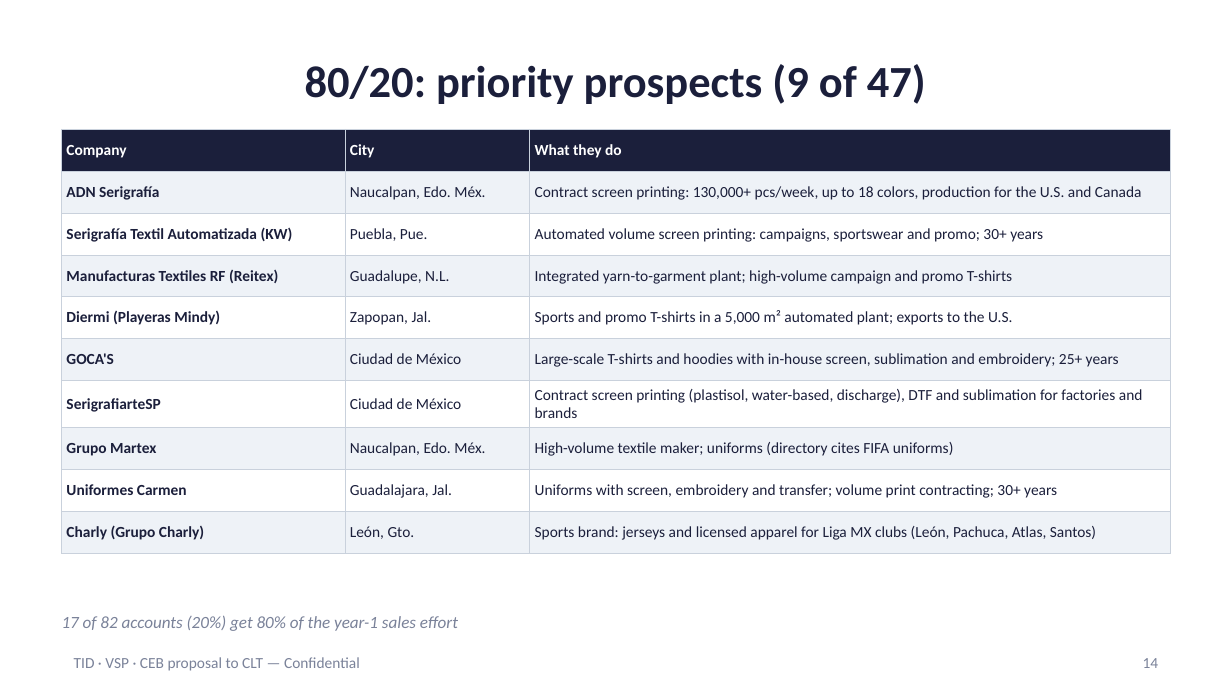
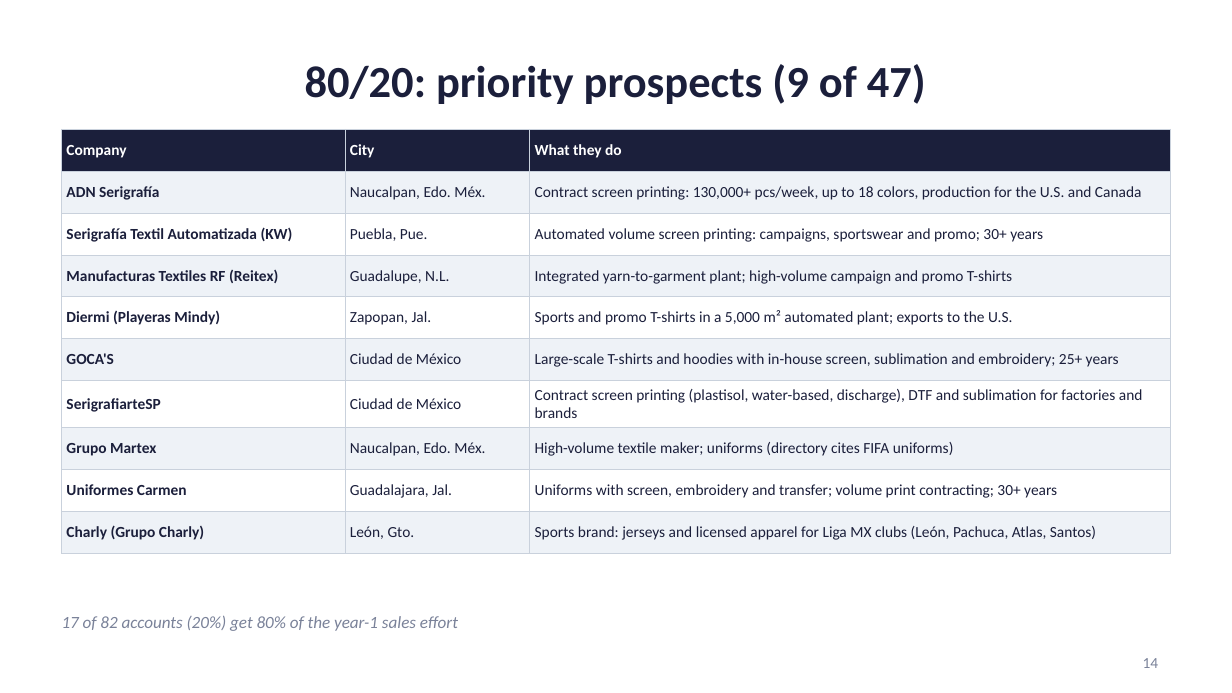
Before and after one commit to carlosmoreno793508/Cosas-Carlos, a slide deck: slide 14 of propuesta-clt/CLT_Proposal_Presentation_EN.pptx. Drawn at 1232x693 pixels with LibreOffice and Linux fonts; fonts in the diff are those of the drawing. Boxes give left, top, right and bottom in pixels: in the first picture for what was removed or moved away, otherwise in the second. Text is boxed around its words. In the diff, an @@ line names an element or a change of style, - is before the commit and + after.

```diff
--- a/propuesta-clt/CLT_Proposal_Presentation_EN.pptx
+++ b/propuesta-clt/CLT_Proposal_Presentation_EN.pptx
@@ text removed at bbox=[74, 657, 360, 671] @@
-TID · VSP · CEB proposal to CLT — Confidential
```
Also in this commit, not shown: 26 other slides changed, 6 other files.
